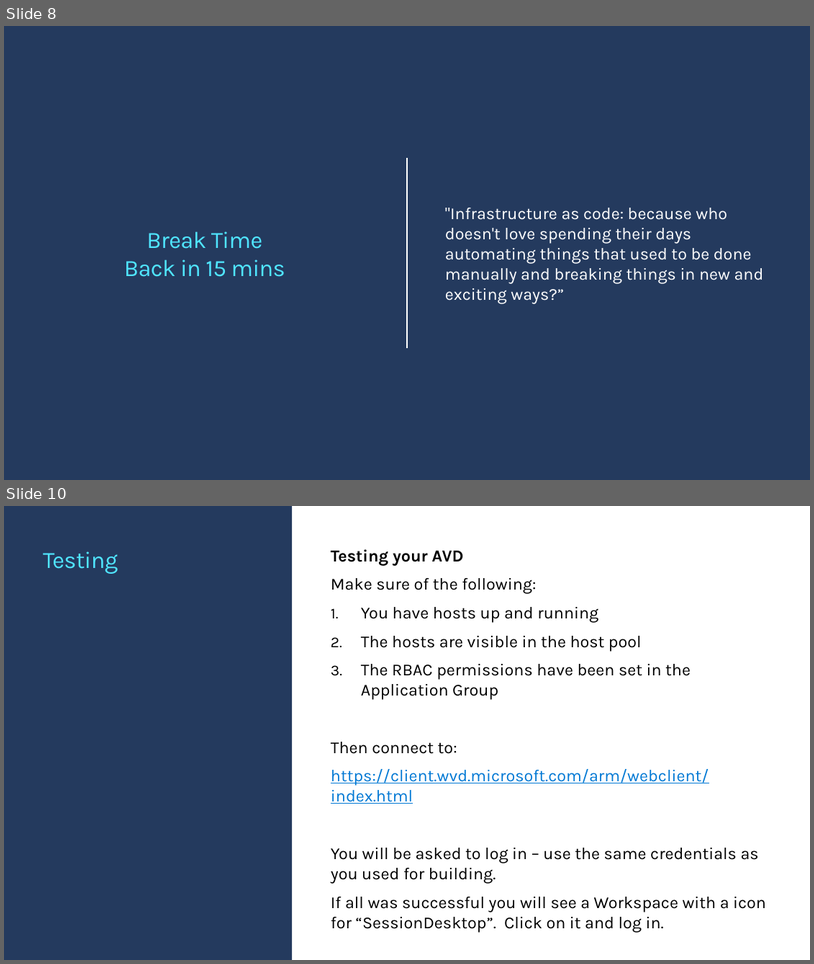
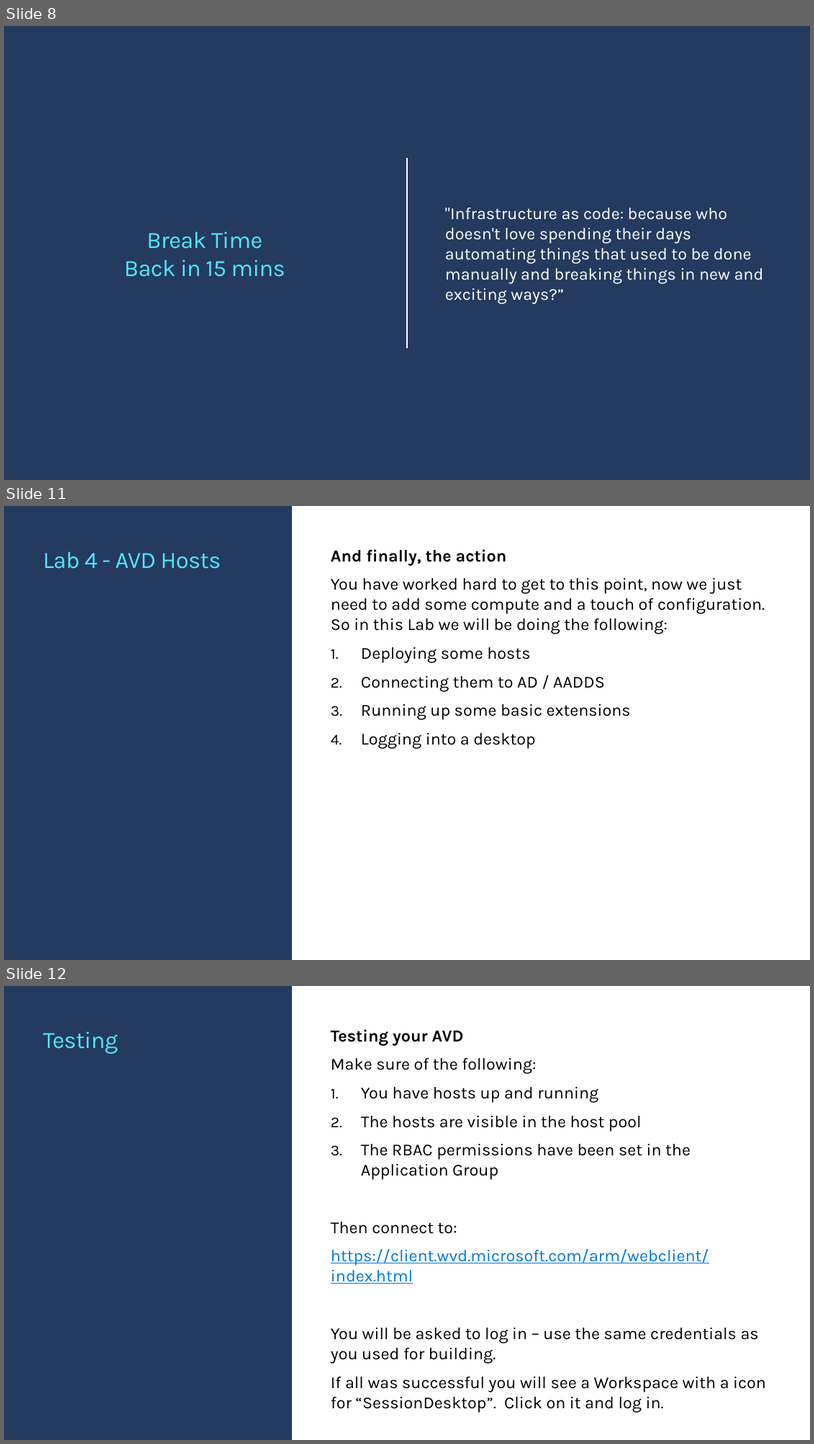
Before and after one commit to mikerossms/AVD-Bicep-Workshop-LBG, a slide deck: Presentation/LBG-AVDBicep-Day2.pptx. Shown one above the other, each under a label of ours: slides 8 and 10 before the commit, slides 8, 11 and 12 after it; the slides between them are not shown. The pictures are 814x964 and 814x1444 pixels, drawn with LibreOffice and Linux fonts; fonts in the diff are those of the drawing; background and template pictures are left out. Boxes give left, top, right and bottom in pixels: in the first picture for what was removed or moved away, otherwise in the second. Text is boxed around its words. In the diff, an @@ line names an element or a change of style, - is before the commit and + after.

```diff
--- a/Presentation/LBG-AVDBicep-Day2.pptx
+++ b/Presentation/LBG-AVDBicep-Day2.pptx
@@ slide 11 added at (4,506,810,960), background #FFFFFF; not listed: 1 template element that a slide beside it also shows @@
@@ title added at (43,551,221,569), 28 pt, text #50E6FF @@
+Lab 4 - AVD Hosts
@@ text added at (331,549,765,749), 20 pt, text #000000 @@
+And finally, the action
+You have worked hard to get to this point, now we just need to add some compute and a touch of configuration. So in this Lab we will be doing the following:
+1. Deploying some hosts
+2. Connecting them to AD / AADDS
+3. Running up some basic extensions
+4. Logging into a desktop
@@ what was slide 10 is now slide 12 @@
```
Also in this commit, not shown: 2 slides changed, 1 other slide added.
